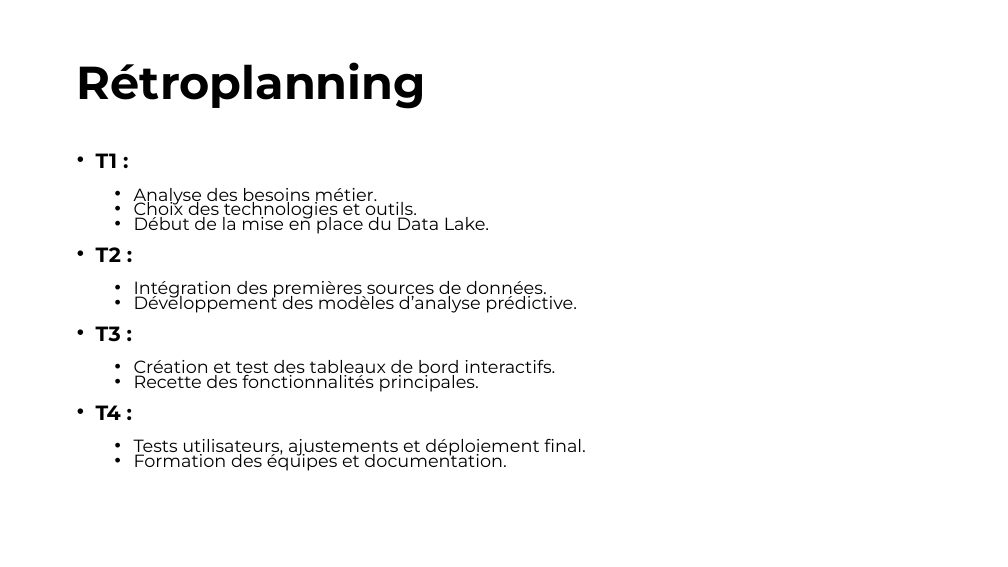
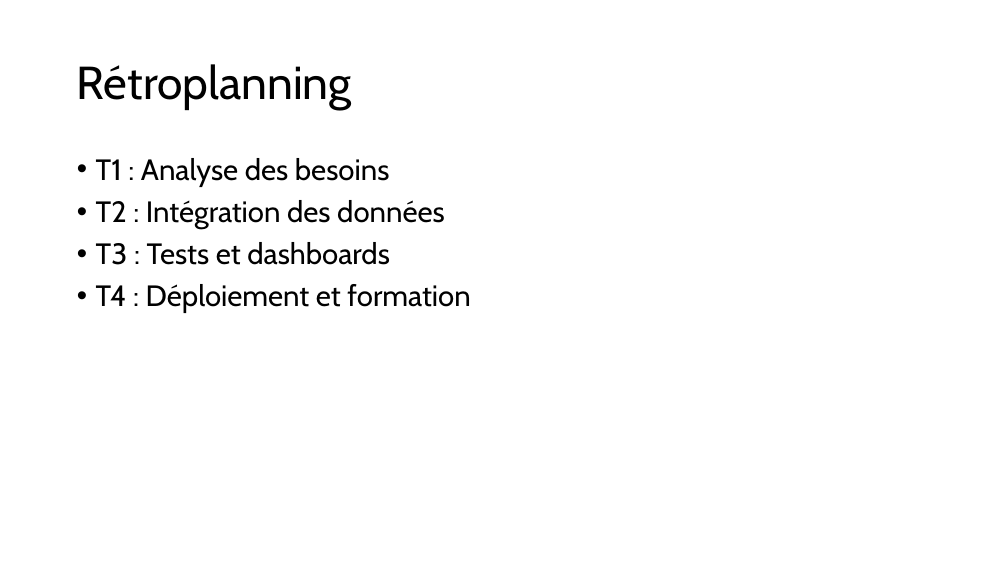
Before and after one commit to obenmaha/Download, a slide deck: slide 8 of Trame cahier des charges.pptx (slide 13 before the commit). Drawn at 1008x567 pixels with LibreOffice and Linux fonts; fonts in the diff are those of the drawing. Boxes give left, top, right and bottom in pixels: in the first picture for what was removed or moved away, otherwise in the second. Text is boxed around its words. In the diff, an @@ line names an element or a change of style, - is before the commit and + after.

Commit message:
update

```diff
--- a/Trame cahier des charges.pptx
+++ b/Trame cahier des charges.pptx
@@ title "Rétroplanning" at (x1=77, y1=64, x2=352, y2=110): font Montserrat to Cabin, bold off @@
@@ text at (x1=96, y1=158, x2=470, y2=313): text changed; size 16.8 to 28 pt; font Montserrat to Cabin @@
-• T1 :
-  • Analyse des besoins métier.
-  • Choix des technologies et outils.
-  • Début de la mise en place du Data Lake.
-• T2 :
-  • Intégration des premières sources de données.
-  • Développement des modèles d’analyse prédictive.
-• T3 :
-  • Création et test des tableaux de bord interactifs.
-  • Recette des fonctionnalités principales.
-• T4 :
-  • Tests utilisateurs, ajustements et déploiement final.
-  • Formation des équipes et documentation.
+• T1 : Analyse des besoins
+• T2 : Intégration des données
+• T3 : Tests et dashboards
+• T4 : Déploiement et formation
```
Also in this commit, not shown: 6 other slides changed, 2 slides added, 7 slides removed.
